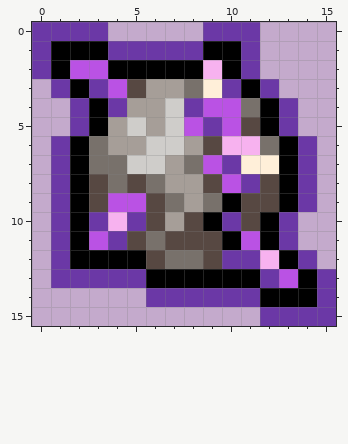
File history of a pixel-art sprite, interface/bookmarks/icons/ehr_tumormoon.png. The first picture shows the starting point.
The file is 16x16 pixels.
The same view after the edit:
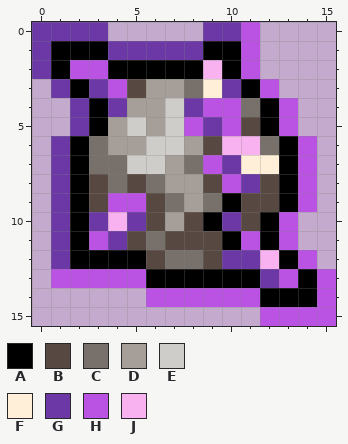
Palette (. is transparent): A #000000  B #574842  C #78716b  D #a69e98  E #cfcdca  F #ffefd9  G #6b38a6  H #ba52e4  J #f7b2ef
Changes in this commit:
Changed rows in their new state; - is an unchanged pixel.
first column x 1:
 0 ----------H----
 1 ----------H----
 2 ----------H----
 3 -----------H---
 4 ------------H--
 5 ------------H--
 6 -------------H-
 7 -------------H-
 8 -------------H-
 9 -------------H-
10 ------------H--
11 ------------H--
12 -------------H-
13 HHHHH---------H
14 -----HHHHHH---H
15 -----------HHHH
Pixel boxes of the changes (left, top, right, bottom) in both pictures:
changed: (51, 22, 336, 326)
